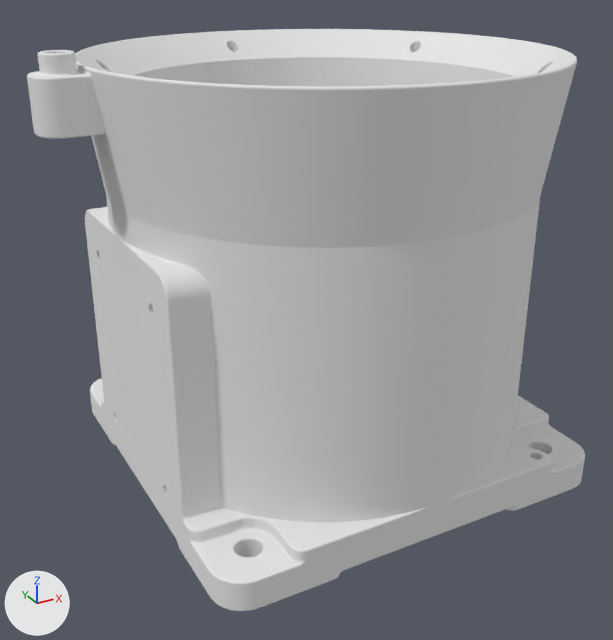
What one commit did to the OBJ model RobotModels/KukaKR5/Base.obj.
The view is the same before and after, from a 50 mm camera at (-197.0, -343.0, 244.0) aimed at (-14.0, -11.0, 78.0). The axes (+X, +Y, +Z) are drawn at lower left. The lights are the same throughout. The first picture is the older version. Where no turn or scale is listed for an object, it has been applied to the vertices.

Before the edit, the objects in view are built like this:
```python
mat_steel___satin = principled_material('Steel_-_Satin')
mat_steel___satin.base_color = (0.8, 0.8, 0.8)  # white #e7e7e7
mat_steel___satin.roughness = 1.0
me_base = bpy.data.meshes.new('Base')
me_base.from_pydata(...)  # 4232 vertices, 8484 faces; spans x -129.0..109.0, y -109.0..109.0, z 0.0..207.0
me_base.materials.append(mat_steel___satin)  # white #e7e7e7
ob_base = bpy.data.objects.new('Base', me_base)
ob_base.location = (0.0, 0.0, 0.0)
```
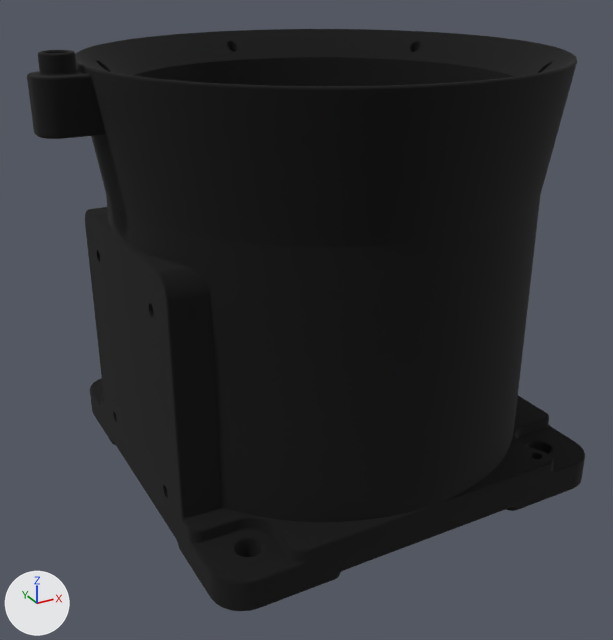
The change, as a list of edits to the scene's bpy script:
```text
Add img_base_png:
    img_base_png = load_image('Base.png', 'Base.png', 2048, 2048, 'sRGB')
Change mat_steel___satin:
    remove mat_steel___satin.base_color = (0.8, 0.8, 0.8)  # white #e7e7e7
    add mat_steel___satin.texture = img_base_png
```

Location of each change, (x1, y1, x2, y2) in pixels of the pictures (613 x 640 px):
'Base', surface changed (white to black)
    both: (27, 29, 585, 611)
